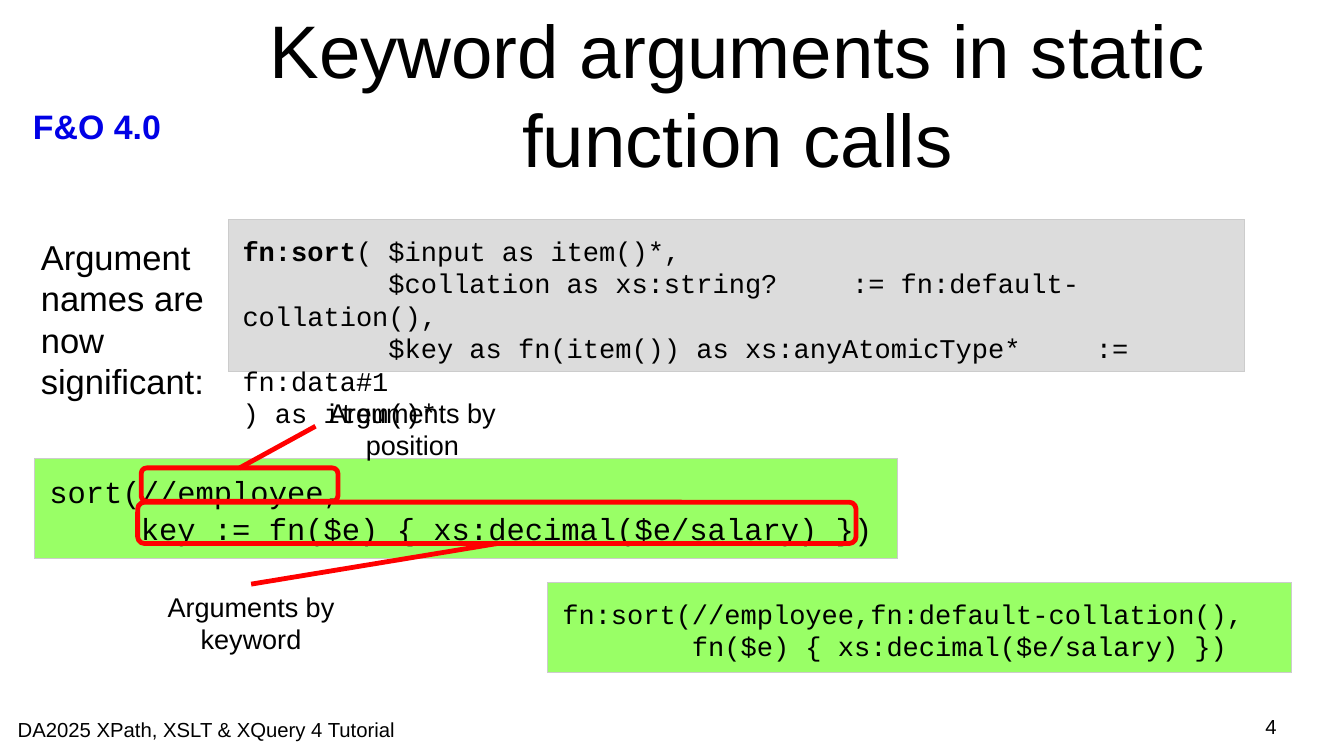
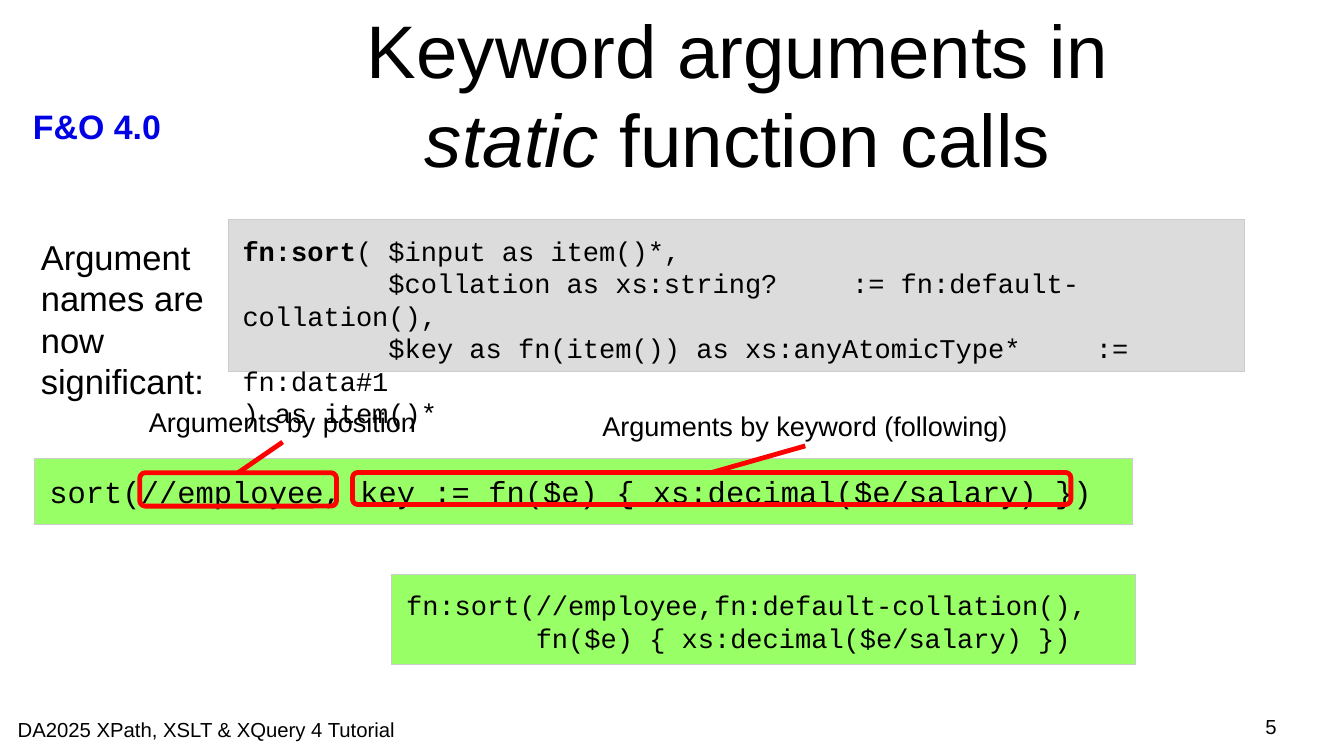
Before and after one commit to johnlumley/johnlumley.github.io, a slide deck: slide 5 of DA2025/slides/QT4-FO.odp (slide 4 before the commit). Drawn at 1344x756 pixels with LibreOffice and Linux fonts; fonts in the diff are those of the drawing; background and template pictures are left out. Boxes give left, top, right and bottom in pixels: in the first picture for what was removed or moved away, otherwise in the second. Text is boxed around its words. In the diff, an @@ line names an element or a change of style, - is before the commit and + after.

Commit message:
Minor updates to slides

```diff
--- a/DA2025/slides/QT4-FO.odp
+++ b/DA2025/slides/QT4-FO.odp
@@ title "Keyword arguments in static function ..." at [367,24,1108,168]: italic on in "static" @@
@@ text "Arguments by position" rewrapped from [329,403,496,460] to [149,411,416,437] @@
@@ text at [602,416,1007,441]: text changed @@
-Arguments by keyword
+Arguments by keyword (following)
@@ line moved from (316, 427) - (239, 468) to (283, 443) - (238, 473) @@
@@ line added from (806, 446) to (712, 473), #FF0000 2.83 pt @@
@@ rectangle "sort(//employee, key := fn($e) { ...": place and size @@
-rectangle "sort(//employee, key := fn($e) { ..." at [35,459,898,559]
+rectangle "sort(//employee, key := fn($e) { ..." at [35,459,1134,524]
@@ rounded rectangle: place and size @@
-rounded rectangle at [141,468,338,501]
+rounded rectangle at [140,473,337,506]
@@ rounded rectangle: place and size @@
-rounded rectangle at [138,502,856,544]
+rounded rectangle at [352,473,1071,505]
@@ text in rectangle at [49,481,1037,510]: text changed @@
-sort(//employee,
-key := fn($e) { xs:decimal($e/salary) })
+sort(//employee, key := fn($e) { xs:decimal($e/salary) })
@@ line removed from (251, 584) to (498, 544) @@
@@ rectangle "fn:sort(//employee,fn:default-collation(),": place and size @@
-rectangle "fn:sort(//employee,fn:default-collation()," at [548,583,1292,673]
+rectangle "fn:sort(//employee,fn:default-collation()," at [391,574,1135,665]
@@ page number at [1265,720,1276,735]: text changed @@
-4
+5
```
Also in this commit, not shown: 5 other slides changed, 3 slides added, 4 other files.
